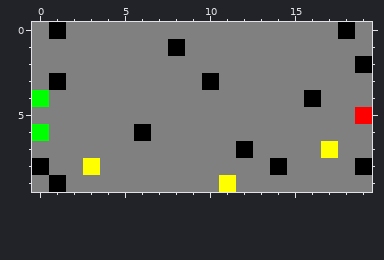
Edited in one commit: pixel-art sprite (CPS-Projet/saved.png). Above: the version before the commit.
The file is 800x400 pixels, drawn in blocks of 40x40; one block is one cell here.
New version:
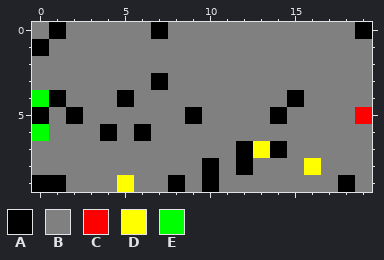
Palette (. is transparent): A #000000  B #808080  C #ff0000  D #ffff00  E #00ff00
Edits made:
Changed rows in their new state; - is an unchanged pixel.
first column x 0:
 0 -------A----------BA
 1 A-------B-----------
 2 -------------------B
 3 -B-----A--B---------
 4 -A---A---------AB---
 5 A-A------A----A-----
 6 ----A---------------
 7 -------------DA--B--
 8 B--B------A-A-B-D--B
 9 A----D--A-AB------A-
